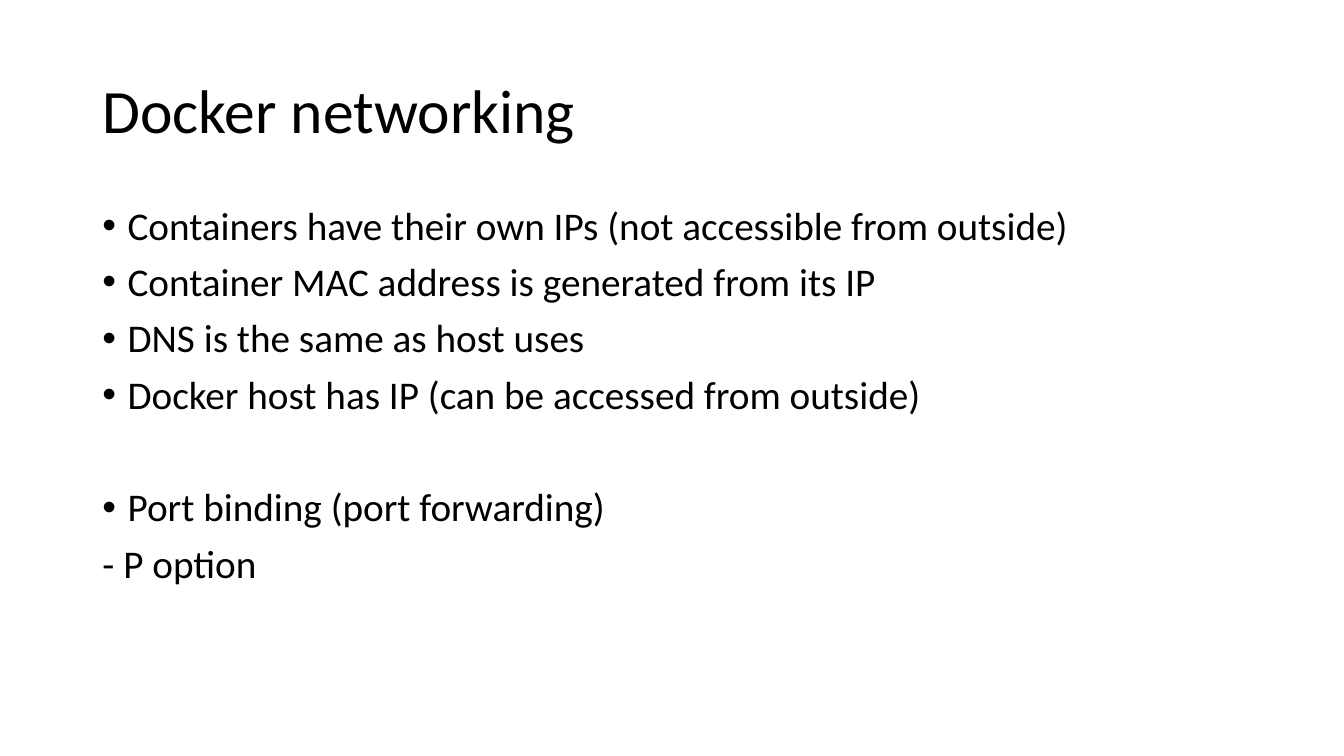
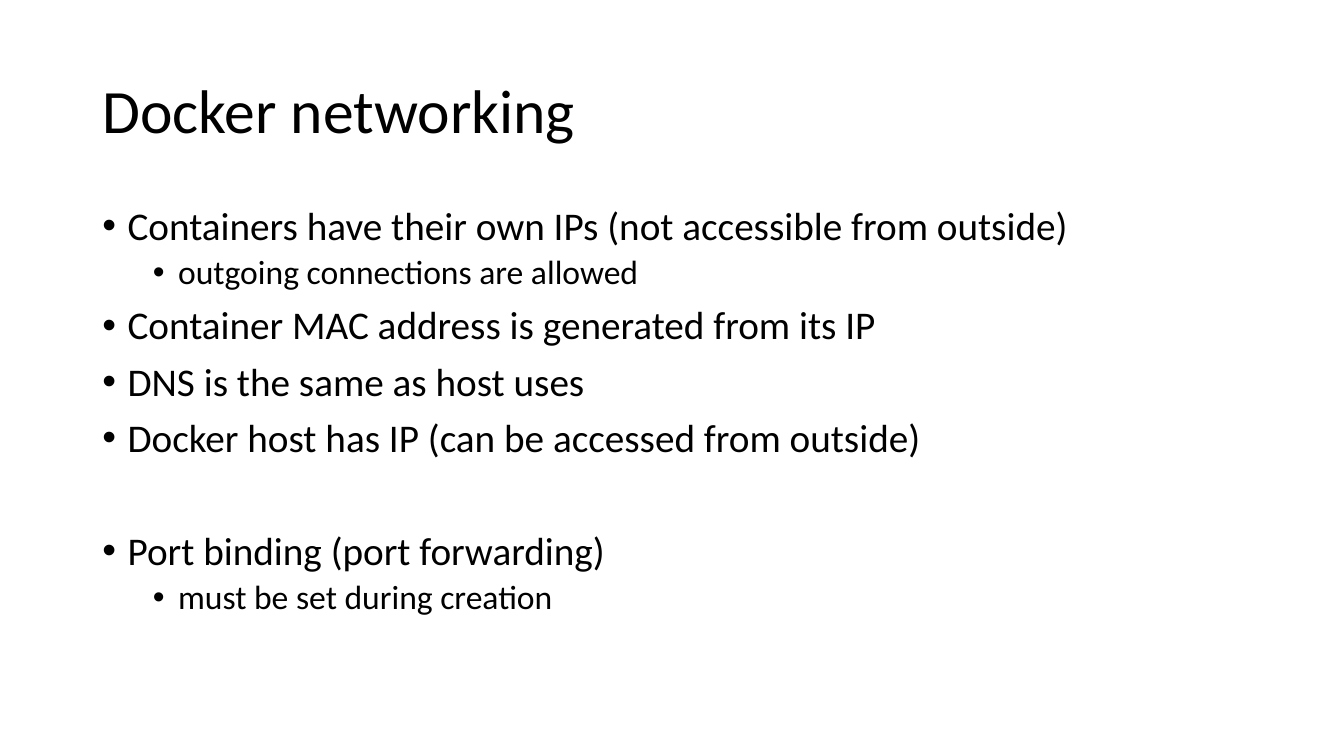
Before and after one commit to ERNICommunity/ESK-EPD-2018-Docker, a slide deck: slide 20 of src/_data/docker.pptx (slide 21 before the commit). Drawn at 1344x756 pixels with LibreOffice and Linux fonts; fonts in the diff are those of the drawing. Boxes give left, top, right and bottom in pixels: in the first picture for what was removed or moved away, otherwise in the second. Text is boxed around its words. In the diff, an @@ line names an element or a change of style, - is before the commit and + after.

Commit message:
update of docker intro presentation

```diff
--- a/src/_data/docker.pptx
+++ b/src/_data/docker.pptx
@@ text at <box>178,260,638,290</box>: paragraph added @@
+  • outgoing connections are allowed
@@ text at <box>178,585,552,615</box>: text changed; size 28 to 24 pt @@
-- P option
+  • must be set during creation
```
Also in this commit, not shown: 9 other slides changed.
